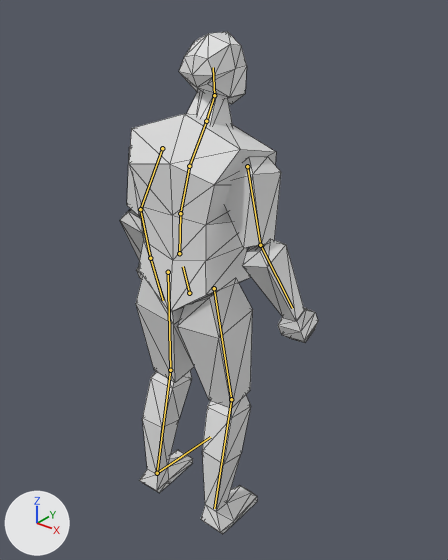
Two versions of the glTF model TopDownGameHumanMODEL.glb, one commit apart.
Both versions are drawn from a 50 mm camera at (26.5, -29.4, 39.3) aimed at (0.8, 2.8, 19.3). Every picture has the same lights, and +X, +Y and +Z are marked at lower left. The older version comes first. Both versions are drawn at frame 4 of the action 'Pulled'; the numbers are the values there. The bones that change, and the others that lie on the model, are drawn over the model as lines. Mesh edges are drawn as thin lines.
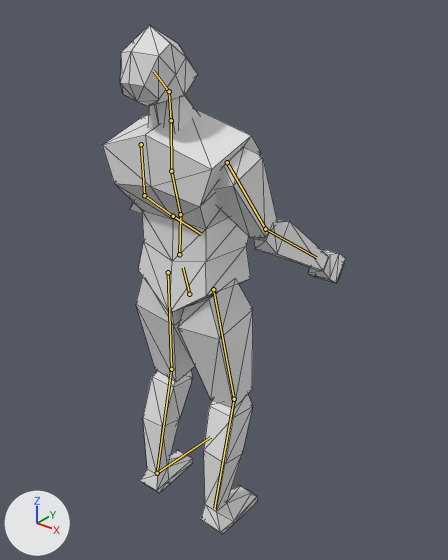
Location of each change, [x1, y1, x2, y2] in pixels of the pictures (448 x 560 px):
'Cube.001', posed (23% wider)
    before: [120, 32, 318, 534]
    after: [103, 25, 346, 534]
bone 'body2', root to tip
    before: (180, 213) to (189, 166)
    after: (180, 214) to (171, 171)
bone 'head', root to tip
    before: (214, 95) to (213, 67)
    after: (169, 91) to (153, 71)
bone 'upperleg.l', root to tip
    before: (168, 272) to (170, 370)
    after: (168, 272) to (171, 369)
bone 'lowerleg.l', root to tip
    before: (170, 370) to (157, 473)
    after: (171, 369) to (157, 473)
bone 'upperleg.r', root to tip
    before: (214, 288) to (231, 399)
    after: (213, 289) to (234, 399)
bone 'lowerleg.r', root to tip
    before: (231, 399) to (214, 508)
    after: (234, 399) to (214, 508)

The change in detail:
Bone 'body2' (bone_body2) turns from (4, 0, 0) to (-27, 0, 0) degrees about its own x, y and z.
Bone 'head' (bone_head) turns from (-13, 0, 0) to (-21, 0, 0) degrees about its own x, y and z.
Bone 'upperleg.l' (bone_upperleg_l) turns from (14, -1, 3) to (15, -1, 3) degrees about its own x, y and z.
Bone 'lowerleg.l' (bone_lowerleg_l) turns from (-16, -1, -5) to (-18, -1, -6) degrees about its own x, y and z.
Bone 'upperleg.r' (bone_upperleg_r) turns from (14, 1, -3) to (15, 1, -3) degrees about its own x, y and z.
Bone 'lowerleg.r' (bone_lowerleg_r) turns from (-16, 1, 5) to (-18, 1, 6) degrees about its own x, y and z.
